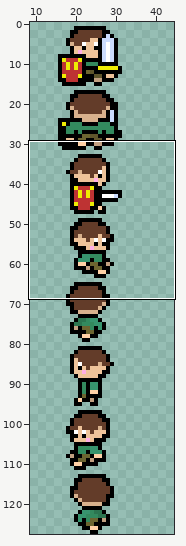
File history of a pixel-art file, server/public/assets/game/tilesets/8d_player_duplicate.aseprite. The picture above shows the old version from afar; the outline marks the close-up.
Close-up. Before the commit:
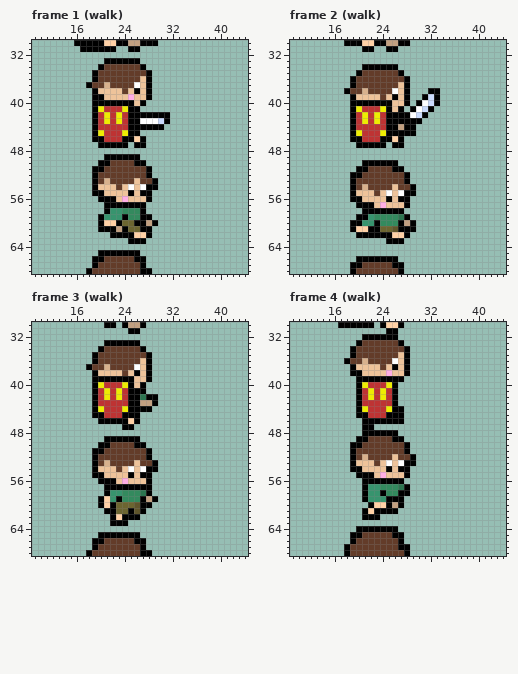
48x128 pixels, 48 frames. Colours within 5 levels of each other are drawn and written as one. Shown: frame 1 (walk): x 9..44, y 30..68; frame 2 (walk): x 9..44, y 30..68; frame 3 (walk): x 9..44, y 30..68; frame 4 (walk): x 9..44, y 30..68. The wide view leaves out empty margins. The commit also changed other frames or places, which this record leaves out.
Once edited:
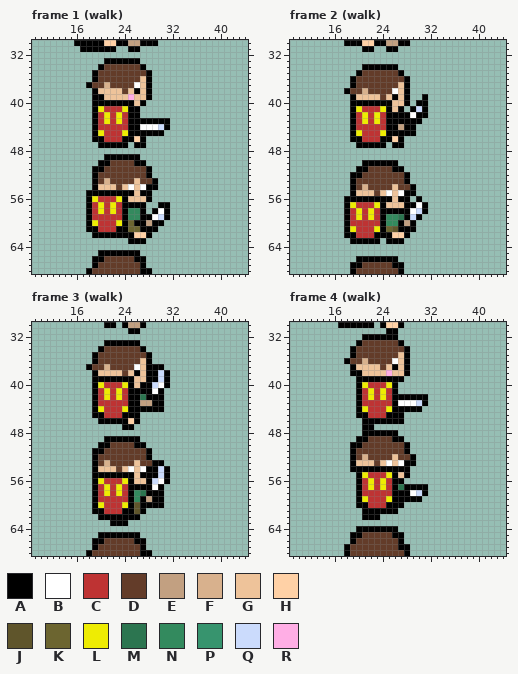
Palette (. is transparent): A #000000  B #ffffff  C #be3333  D #633c29  E #c2a081  F #d8b18d  G #eec39a  H #ffd1a6  J #5f552b  K #6c6530  L #eeec03  M #2c7550  N #338a5e  P #37946e  Q #cbdbfc  R #ffaee5
Difference:
Changed rows in their new state; - is an unchanged pixel.
Frame 1 (walk), layers "weapons_foreground/sword", "weapons_background/sword":
first column x 27:
42 .....
43 AAAA-
44 BBBQA
45 AAAA-
first column x 18:
55 A--AAAA-------
56 ALCCCLA-------
57 ACLCLC------AA
58 ACLCLCA----ABA
59 ACCCCC-----BQA
60 ALCCCLA-----A-
61 AACCCA-----A--
62 -AAA----------
Frame 2 (walk), layers "weapons_foreground/sword", "weapons_background/sword":
first column x 30:
38 --..
39 --..
40 -A..
41 QA.-
42 A---
first column x 18:
56 A--AAAA-----A-
57 ALCCCLA----ABA
58 ACLCLC----ABQA
59 ACLCLCA----QA-
60 ACCCCCA-------
61 ALCCCLA-------
62 AACCC---------
63 -AAAAA--------
Frame 3 (walk), layers "weapons_foreground/sword", "weapons_background/sword":
first column x 28:
37 -AA-
38 -AQA
39 -AQA
40 AQBA
41 ABA-
42 --A-
43 --A-
44 -AA-
first column x 19:
53 -----------A-
54 -----------QA
55 --AAAA----AQA
56 ALCCCLA---QBA
57 ACLCLC----BA-
58 ACLCLCA---AA-
59 ACCCCCA----A-
60 ALCCCLA---AA-
61 AACCCA-------
62 -AA-A--------
Frame 4 (walk), layers "weapons_foreground/sword", "weapons_background/sword":
first column x 27:
42 AAAAA
43 BBBQA
44 -AAA-
first column x 20:
54 -AAAA-A-----
55 -LCCCLA-----
56 ACLCLC------
57 ACLCLCA--AAA
58 ACCCCCA--BQA
59 ALCCCL--AAA-
60 AACCC-A-----
61 --A---------
